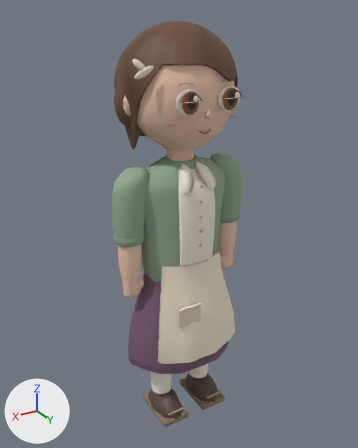
One commit to the glTF model public/assets/native-v3/misaki-native-v3.glb: the scene before it, then after it.
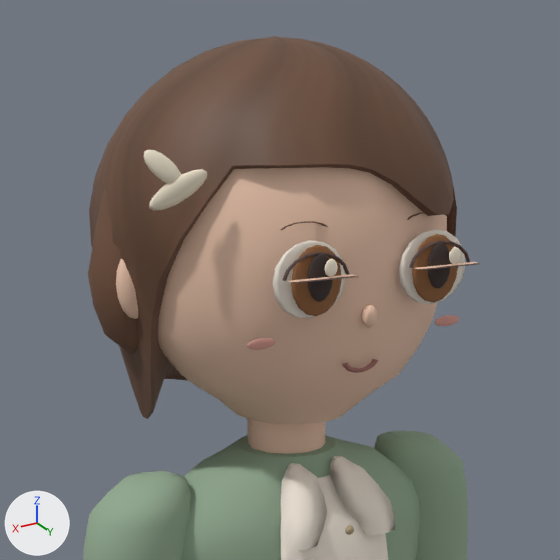
Each version appears first whole from a 50 mm camera at (0.956, 1.582, 1.694) aimed at (-0.013, -0.032, 0.887), and next in a close-up on the part from 23% to 76% of the width and 2% to 44% of the height. Every picture has the same lights, and +X, +Y and +Z are marked at lower left. The last two pictures show the newer version. Where no turn or scale is listed for an object, it has been applied to the vertices. Vertices at exactly the same position are counted once.

In view in the first close-up: 'arm-left.surface.30', 'arm-right.surface.39', 'body.surface.0', 'body.surface.1', 'body.surface.2', 'eye-left.surface.11', 'eye-right.surface.19', 'eye-right.surface.20', 'hair-secondary-right.surface.29', 'head.surface.10', 'head.surface.7', 'head.surface.9' and 15 more.
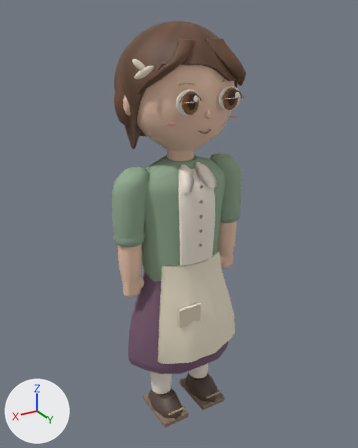
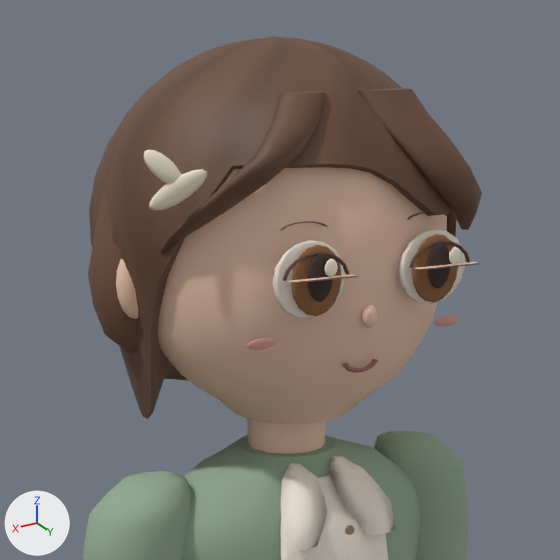
Boxes [x1, y1, x2, y2] around the edits, measured in the close-ups (560 x 560 px):
'head.surface.9', reshaped (7% wider)
    before: [89, 36, 457, 419]
    after: [89, 36, 482, 419]
part 1 of me_head_hair_9, added (brown)
    after: [357, 88, 482, 230]
part 2 of me_head_hair_9, added (brown)
    after: [160, 91, 325, 253]

The change, as a list of edits to the scene's bpy script:
```text
Change me_head_hair_9:
    used by ob_head_surface_9; location = (0.0, 0.0, 1.25)
    remove me_head_hair_9.from_pydata(...)  # 818 vertices, 1632 faces; spans x -0.227..0.223, y -0.258..0.192, z -0.031..0.413
    add me_head_hair_9.from_pydata(...)  # 1046 vertices, 2080 faces; spans x -0.227..0.223, y -0.258..0.199, z -0.031..0.413
    me_head_hair_9 part 1: a new loose piece of 114 vertices spanning x -0.168..-0.015, y 0.1..0.199, z 0.2..0.359, in mat_mat_matte_hair_v1__704e39_1_r0_79_m0_ior1_5_opaque_ds0_linear_srgb_v2_native_r0_6
    me_head_hair_9 part 2: a new loose piece of 114 vertices spanning x 0.026..0.208, y 0.053..0.176, z 0.185..0.359, in mat_mat_matte_hair_v1__704e39_1_r0_79_m0_ior1_5_opaque_ds0_linear_srgb_v2_native_r0_6
```
